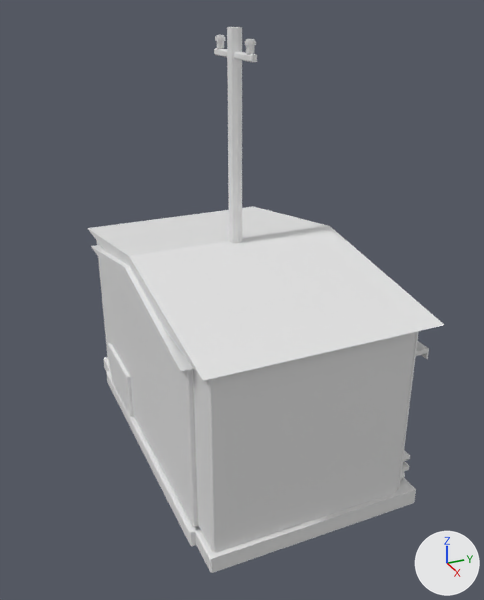
Before and after pictures for a commit that changed the Blender file ArtSource/City/CoastalInfrastructure/CityCoastalInfrastructure3D.blend.
Camera for both pictures: a 50 mm lens placed at (11.52, -5.04, 8.83), pointed at (0.05, 0.12, 3.1). Every picture has the same lights, and +X, +Y and +Z are marked at lower right. The picture after the commit comes second.

The first picture shows 'MunicipalWorkshop__Concrete', 'MunicipalWorkshop__Plaster', 'MunicipalWorkshop__Roof', 'PortWorkshop__Concrete', 'PortWorkshop__Plaster', 'PortWorkshop__Roof', 'PowerPole__Concrete' and 4 more.
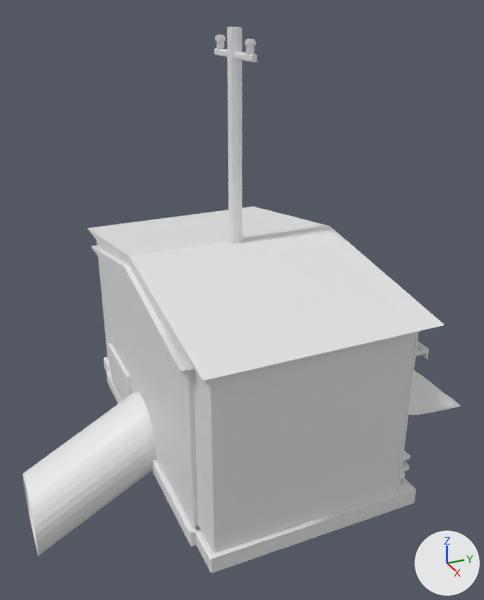
Where the change shows, as pixel boxes [x1, y1, x2, y2] in the pictures (484 x 600 px):
'OutfallHead__Concrete', added
    after: [23, 392, 157, 556]
'OutfallStream__Water', added
    after: [408, 371, 460, 415]

What changed in the scene script:
```text
Add me_outfallstream__water:
    me_outfallstream__water.from_pydata(...)  # 378 vertices, 362 faces; spans x -1.2..1.49, y -0.56..5.1, z -0.01..0.68
    me_outfallstream__water.polygons.foreach_set('use_smooth', [True] * 362)
Add me_outfallhead__concrete:
    me_outfallhead__concrete.from_pydata(...)  # 416 vertices, 416 faces; spans x -0.88..0.88, y -4.6..0.21, z -1.68..1.74
Add ob_outfallstream__water:
    ob_outfallstream__water = bpy.data.objects.new('OutfallStream__Water', me_outfallstream__water)
    ob_outfallstream__water.parent = ob_outfallstream
    ob_outfallstream__water.location = (0.0, 0.0, 0.0)
Add ob_outfallstream:
    ob_outfallstream = bpy.data.objects.new('OutfallStream', None)
    ob_outfallstream.parent = ob_root_citycoastalinfrastructure3d
    ob_outfallstream.location = (0.0, 0.0, 0.0)
Add ob_outfallhead__concrete:
    ob_outfallhead__concrete = bpy.data.objects.new('OutfallHead__Concrete', me_outfallhead__concrete)
    ob_outfallhead__concrete.parent = ob_outfallhead
    ob_outfallhead__concrete.location = (0.0, 0.0, 0.0)
Add ob_outfallhead:
    ob_outfallhead = bpy.data.objects.new('OutfallHead', None)
    ob_outfallhead.parent = ob_root_citycoastalinfrastructure3d
    ob_outfallhead.location = (0.0, 0.0, 0.0)
```
